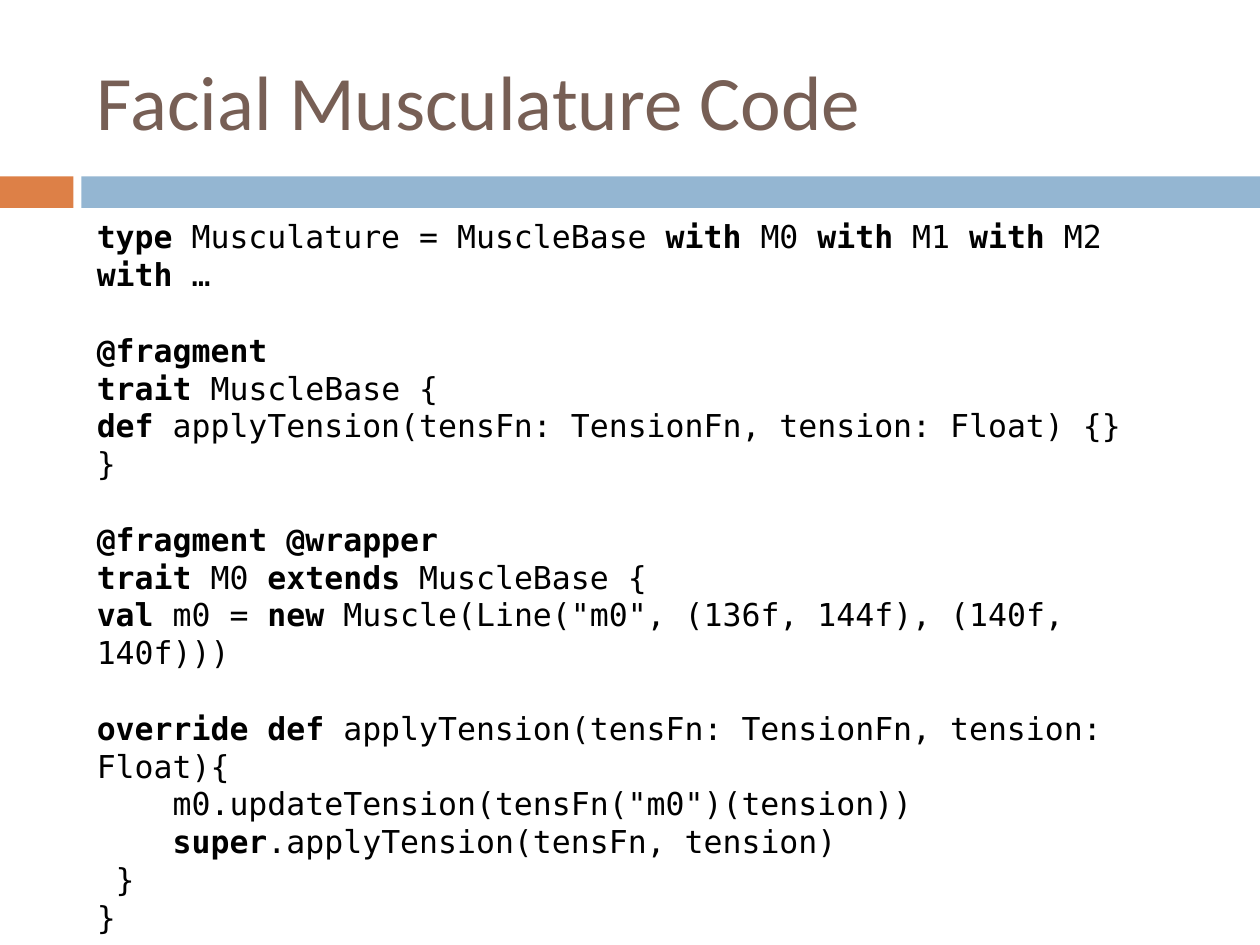
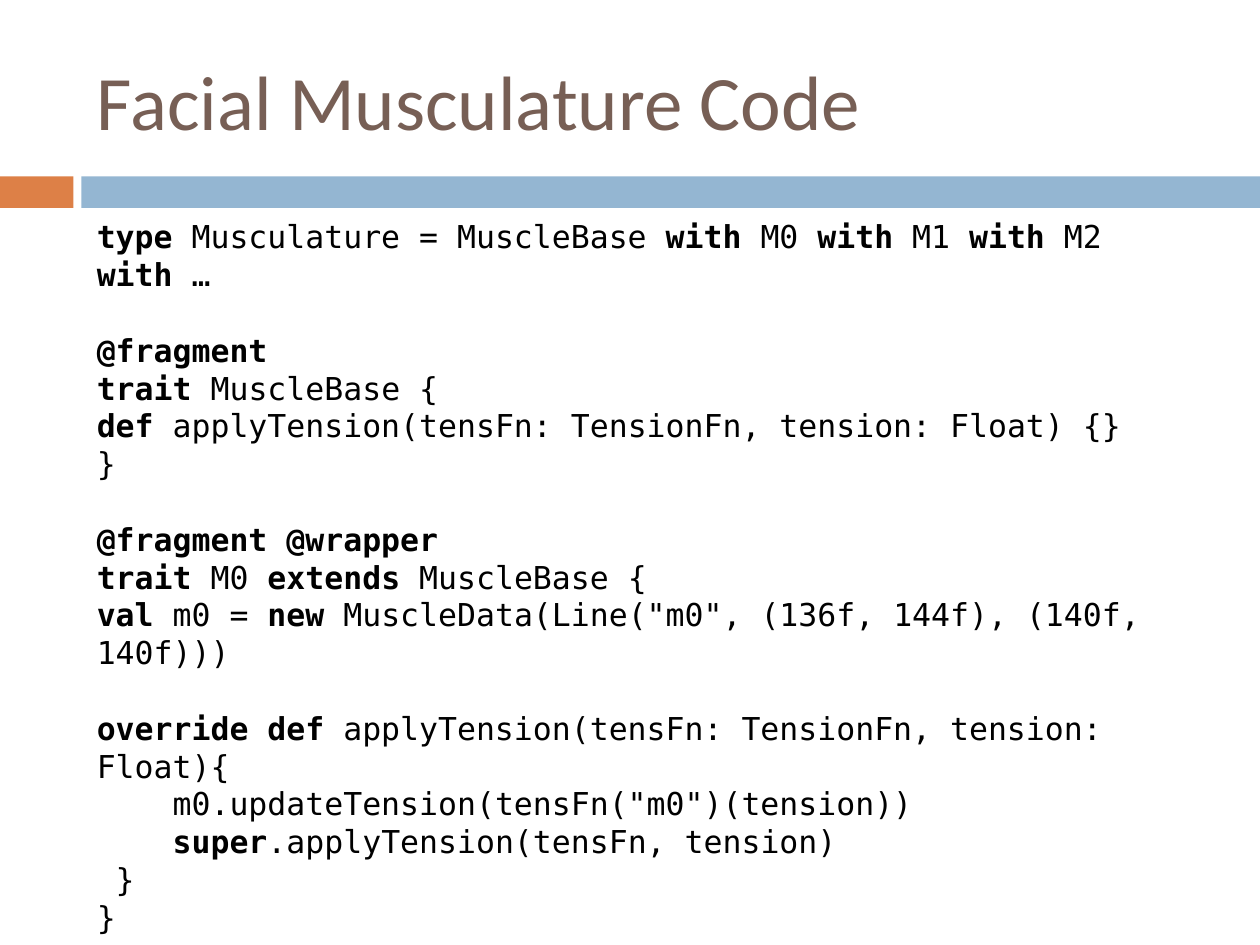
Before and after one commit to zslajchrt/morpheus, a slide deck: slide 14 of src/main/doc/papers/sdot2015.pptx. Drawn at 1260x945 pixels with LibreOffice and Linux fonts; fonts in the diff are those of the drawing. Boxes give left, top, right and bottom in pixels: in the first picture for what was removed or moved away, otherwise in the second. Text is boxed around its words. In the diff, an @@ line names an element or a change of style, - is before the commit and + after.

```diff
--- a/src/main/doc/papers/sdot2015.pptx
+++ b/src/main/doc/papers/sdot2015.pptx
@@ text at [97,602,1140,668]: text changed @@
-val m0 = new Muscle(Line("m0", (136f, 144f), (140f, 140f)))
+val m0 = new MuscleData(Line("m0", (136f, 144f), (140f, 140f)))
```
Also in this commit, not shown: 1 other slide changed, 2 other files.
